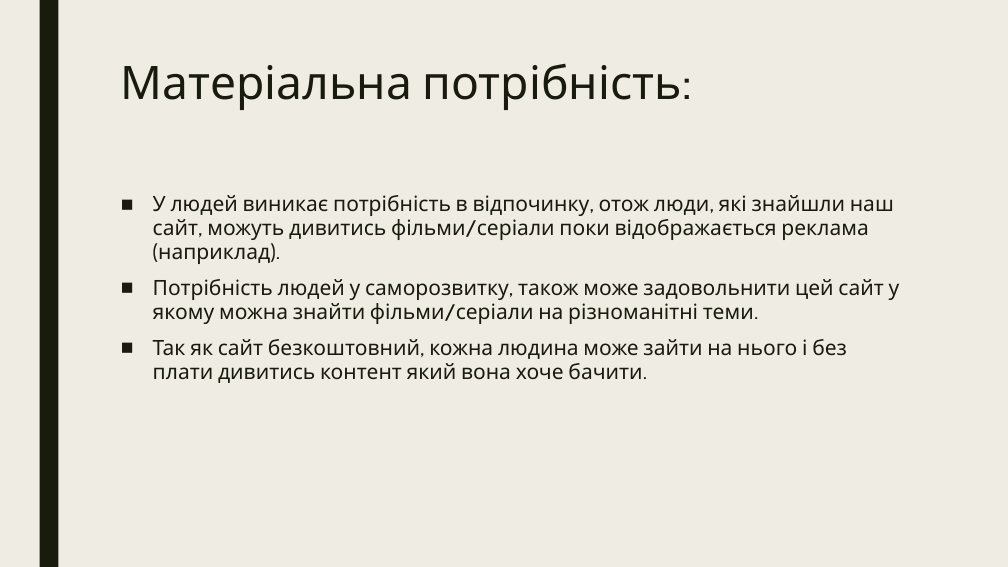
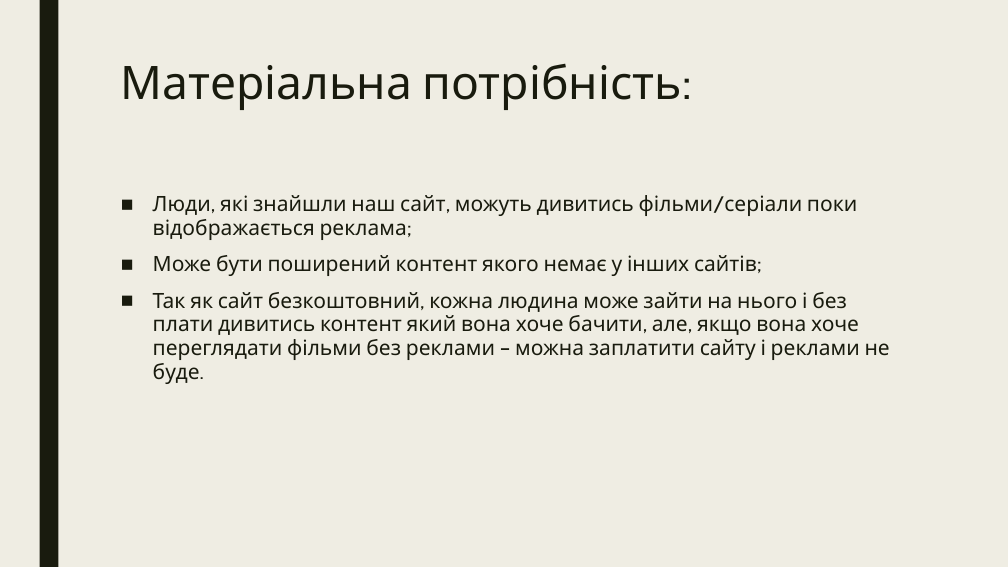
Before and after one commit to elxaz/kursa4AI, a slide deck: slide 4 of 1.pptx (slide 3 before the commit). Drawn at 1008x567 pixels with LibreOffice and Linux fonts; fonts in the diff are those of the drawing. Boxes give left, top, right and bottom in pixels: in the first picture for what was removed or moved away, otherwise in the second. Text is boxed around its words. In the diff, an @@ line names an element or a change of style, - is before the commit and + after.

```diff
--- a/1.pptx
+++ b/1.pptx
@@ text at (153,195,890,384): text changed @@
-■ У людей виникає потрібність в відпочинку, отож люди, які знайшли наш сайт, можуть дивитись фільми/серіали поки відображається реклама (наприклад).
-■ Потрібність людей у саморозвитку, також може задовольнити цей сайт у якому можна знайти фільми/серіали на різноманітні теми.
-■ Так як сайт безкоштовний, кожна людина може зайти на нього і без плати дивитись контент який вона хоче бачити.
+■ Люди, які знайшли наш сайт, можуть дивитись фільми/серіали поки відображається реклама;
+■ Може бути поширений контент якого немає у інших сайтів;
+■ Так як сайт безкоштовний, кожна людина може зайти на нього і без плати дивитись контент який вона хоче бачити, але, якщо вона хоче переглядати фільми без реклами – можна заплатити сайту і реклами не буде.
```
Also in this commit, not shown: 1 other slide changed, 4 slides added, 1 slide removed, 3 other files.
